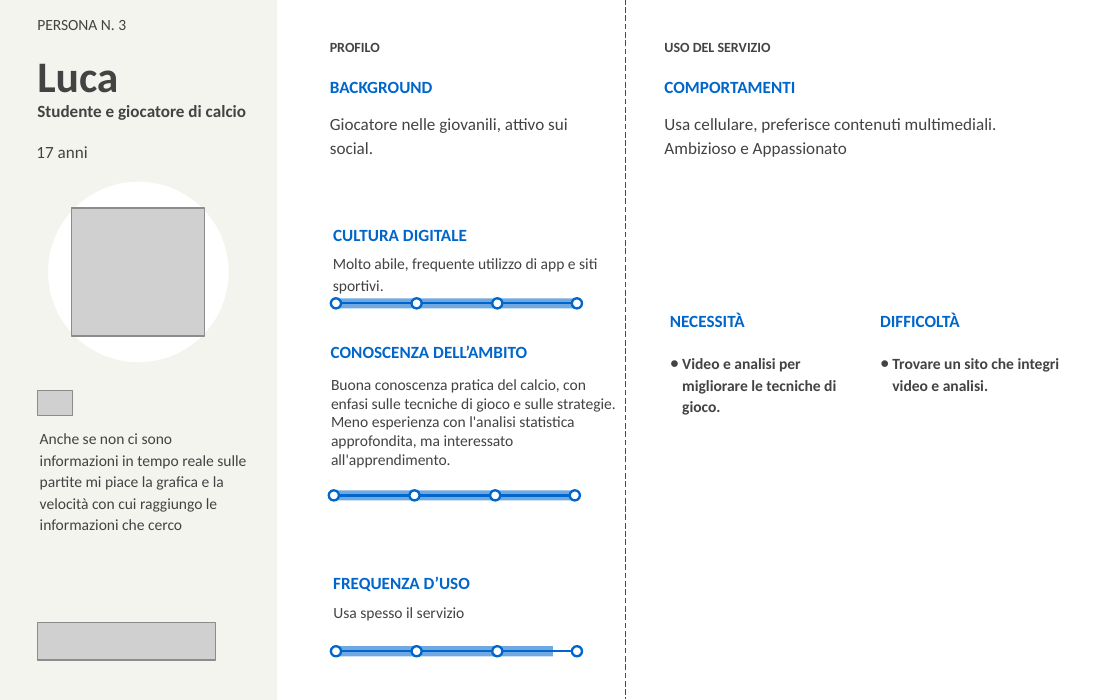
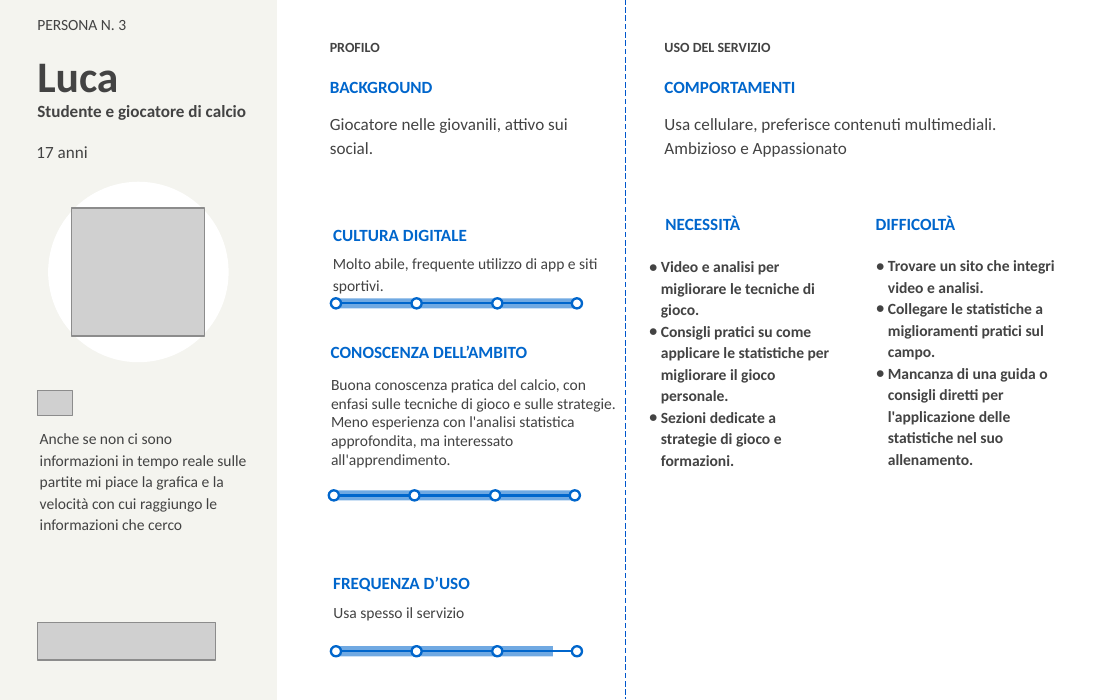
Before and after one commit to bacobax/progetto_TWEB, a slide deck: slide 5 of solution/IUM/personas_e_journey/personas_journey.pptx. Drawn at 1120x700 pixels with LibreOffice and Linux fonts; fonts in the diff are those of the drawing; grey boxes stand for pictures. Boxes give left, top, right and bottom in pixels: in the first picture for what was removed or moved away, otherwise in the second. Text is boxed around its words. In the diff, an @@ line names an element or a change of style, - is before the commit and + after.

```diff
--- a/solution/IUM/personas_e_journey/personas_journey.pptx
+++ b/solution/IUM/personas_e_journey/personas_journey.pptx
@@ text "NECESSITÀ" moved from (x1=670, y1=314, x2=745, y2=327) to (x1=665, y1=216, x2=740, y2=230) @@
@@ text "DIFFICOLTÀ" moved from (x1=880, y1=314, x2=960, y2=327) to (x1=876, y1=216, x2=956, y2=230) @@
@@ text "Video e analisi per migliorare ..." moved from (x1=682, y1=358, x2=836, y2=415) to (x1=661, y1=261, x2=830, y2=466) @@
@@ text "Trovare un sito che integri ..." moved from (x1=892, y1=358, x2=1060, y2=391) to (x1=888, y1=260, x2=1055, y2=465) @@
@@ text at (x1=661, y1=326, x2=830, y2=466): paragraphs added @@
+● Consigli pratici su come applicare le statistiche per migliorare il gioco personale.
+● Sezioni dedicate a strategie di gioco e formazioni.
@@ text at (x1=888, y1=303, x2=1047, y2=465): paragraphs added @@
+● Collegare le statistiche a miglioramenti pratici sul campo.
+● Mancanza di una guida o consigli diretti per l'applicazione delle statistiche nel suo allenamento.
```
Also in this commit, not shown: 2 other slides changed, 7 other files.
